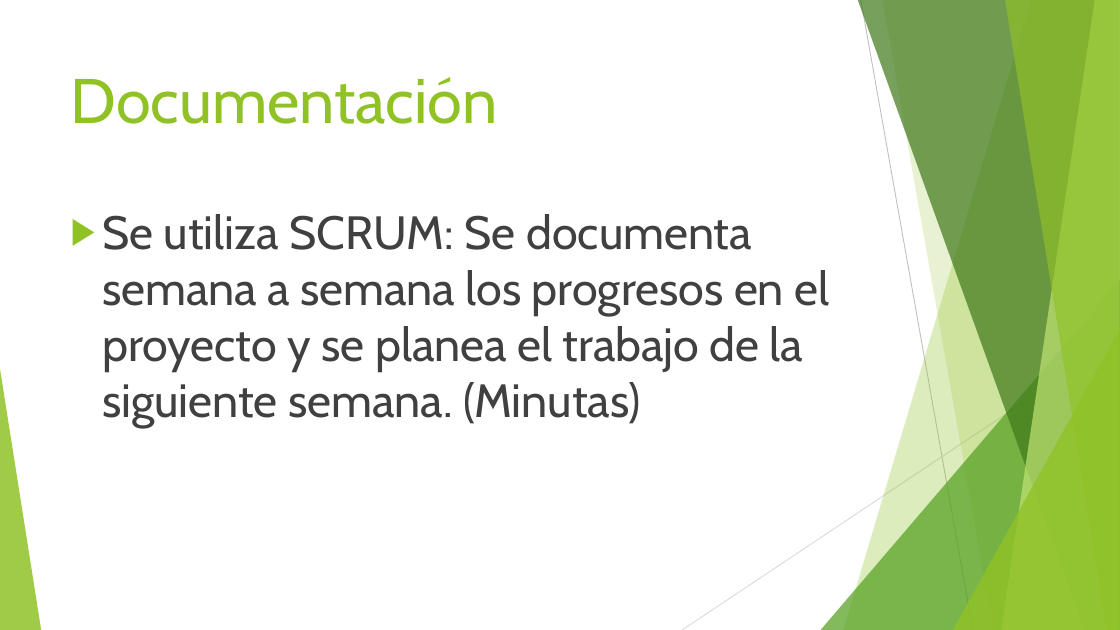
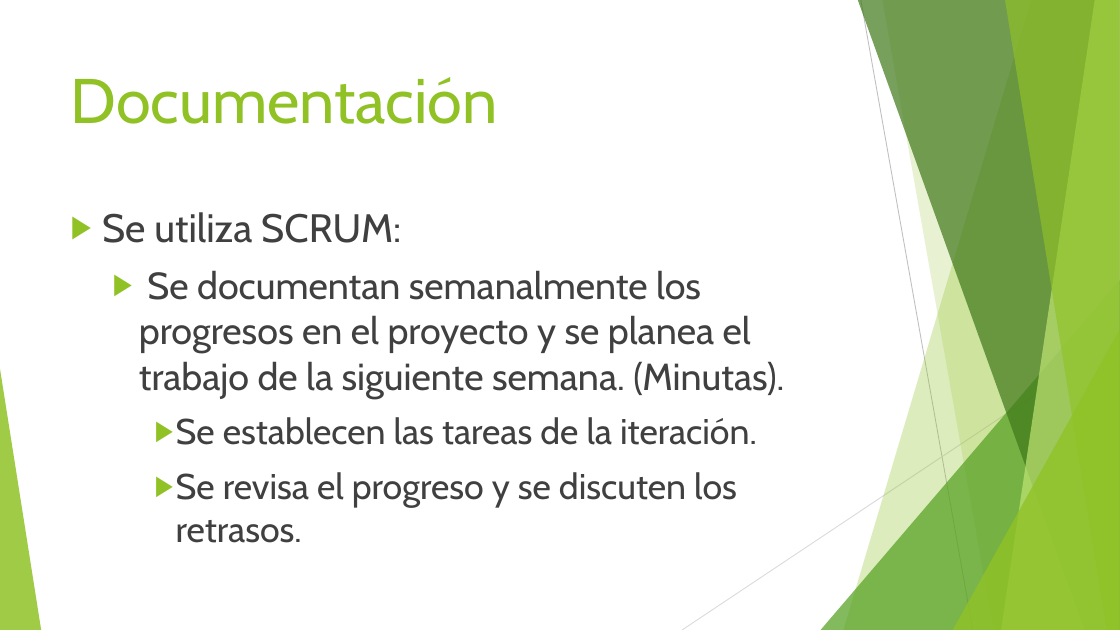
Before and after one commit to DerTee/Framework-Joyeuse, a slide deck: slide 2 of Presentaciones/Metodologias.pptx. Drawn at 1120x630 pixels with LibreOffice and Linux fonts; fonts in the diff are those of the drawing. Boxes give left, top, right and bottom in pixels: in the first picture for what was removed or moved away, otherwise in the second. Text is boxed around its words. In the diff, an @@ line names an element or a change of style, - is before the commit and + after.

```diff
--- a/Presentaciones/Metodologias.pptx
+++ b/Presentaciones/Metodologias.pptx
@@ text at <box>102,212,784,543</box>: text changed; size 40 to 32.3 pt @@
-▶ Se utiliza SCRUM: Se documenta semana a semana los progresos en el proyecto y se planea el trabajo de la siguiente semana. (Minutas)
+▶ Se utiliza SCRUM:
+  ▶ Se documentan semanalmente los progresos en el proyecto y se planea el trabajo de la siguiente semana. (Minutas).
+    ▶ Se establecen las tareas de la iteración.
+    ▶ Se revisa el progreso y se discuten los retrasos.
```
Also in this commit, not shown: 1 other slide changed.
